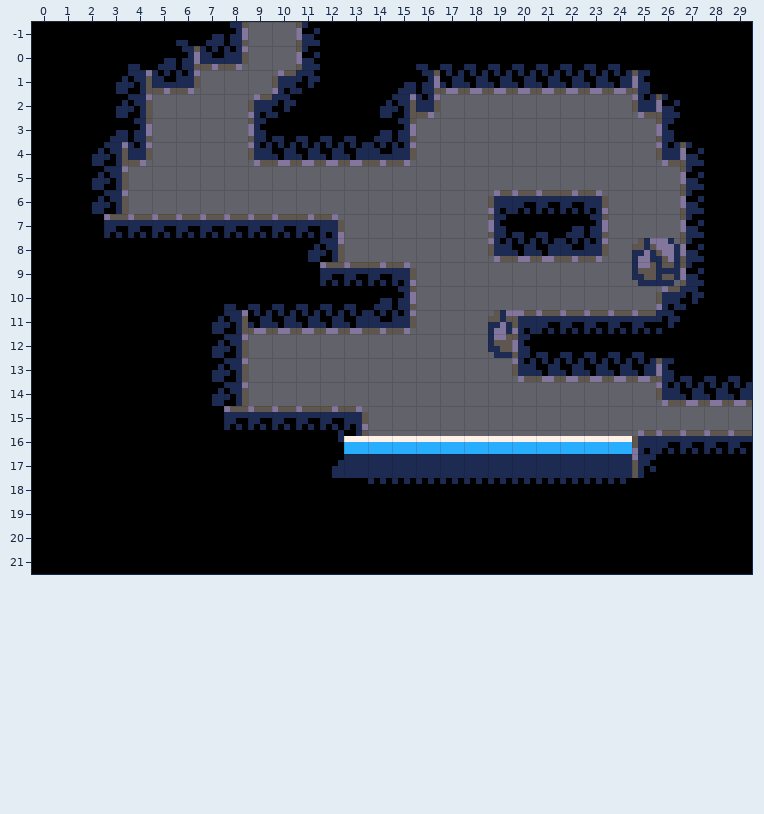
Tiled map, stored at data/maps/room02.tmx. The picture above is the old version.
Cells are 8x8 px. Shown: x 0..29, y -1..21. The commit also replaced the tileset; all pictures use the new one.
And afterwards:
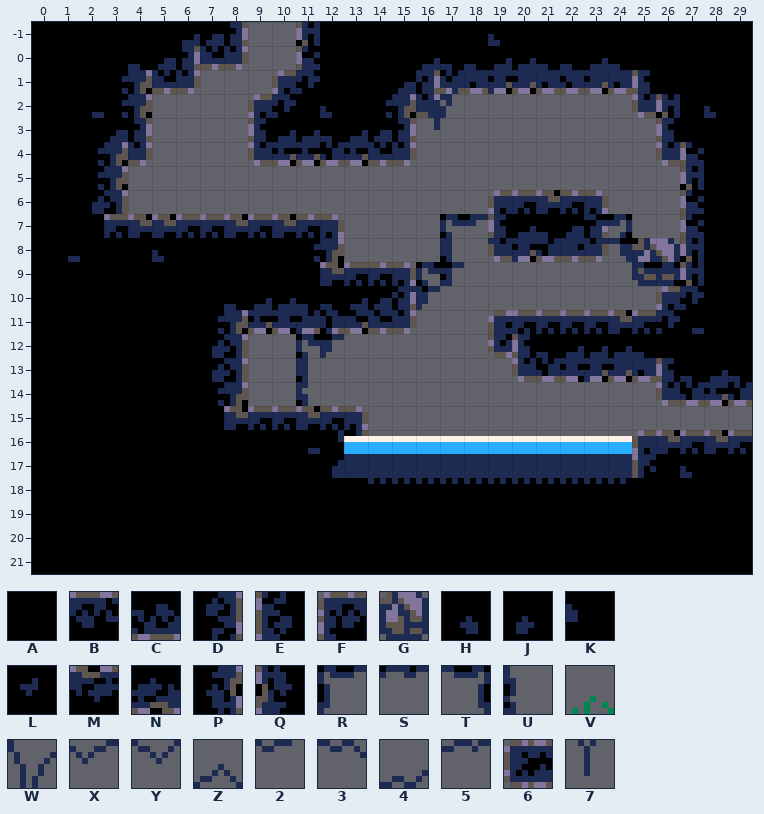
Key: from "tileset": A 0, B 1, C 1 turned 180, D 2, E 2 turned 180, F 3 flipped left-right, G 6, H 7, J 7 flipped left-right, K 8, L 9, M 10, N 10 turned 180, P 11 flipped left-right, Q 11 flipped up-down, R 31 "decor", S 32 "decor", T 33 "decor", U 34 "decor", V 42 "decor", W 64 "decor", X 65 "decor", Y 66 "decor", Z 66 flipped up-down "decor", 2 67 "decor", 3 68 "decor", 4 68 flipped up-down "decor", 5 69 "decor", 6 70 flipped up-down "decor", 7 80 "decor".
_ is an empty cell.
Difference:
{"where": "layer \"Tiles\""}
{"y":0,"x":6,"old":"C","new":"N"}
{"y":0,"x":11,"old":"E","new":"Q"}
{"y":0,"x":18,"old":"AA","new":"HK"}
{"y":1,"x":16,"old":"C","new":"N"}
{"y":1,"x":19,"old":"CC","new":"NN"}
{"y":1,"x":23,"old":"C","new":"N"}
{"y":2,"x":3,"old":"D","new":"P"}
{"y":2,"x":16,"old":"______","new":"WXY235"}
{"y":2,"x":23,"old":"__","new":"35"}
{"y":3,"x":2,"old":"AD","new":"LP"}
{"y":3,"x":11,"old":"AA","new":"HK"}
{"y":3,"x":14,"old":"D","new":"P"}
{"y":3,"x":16,"old":"_","new":"7"}
{"y":3,"x":26,"old":"EAA","new":"QHK"}
{"y":4,"x":10,"old":"CC","new":"NN"}
{"y":4,"x":13,"old":"C","new":"N"}
{"y":5,"x":2,"old":"D","new":"P"}
{"y":6,"x":2,"old":"D","new":"P"}
{"y":6,"x":21,"old":"_","new":"4"}
{"y":6,"x":27,"old":"E","new":"Q"}
{"y":7,"x":10,"old":"_","new":"Z"}
{"y":7,"x":21,"old":"B","new":"M"}
{"y":8,"x":4,"old":"BB","new":"MM"}
{"y":8,"x":8,"old":"B","new":"M"}
{"y":8,"x":10,"old":"B","new":"M"}
{"y":8,"x":17,"old":"__","new":"RS"}
{"y":8,"x":20,"old":"C","new":"N"}
{"y":8,"x":23,"old":"_","new":"T"}
{"y":9,"x":1,"old":"A","new":"L"}
{"y":9,"x":4,"old":"AA","new":"HK"}
{"y":9,"x":10,"old":"AD","new":"JP"}
{"y":9,"x":17,"old":"_","new":"U"}
{"y":9,"x":19,"old":"____","new":"Y235"}
{"y":9,"x":24,"old":"_","new":"T"}
{"y":9,"x":27,"old":"E","new":"Q"}
{"y":10,"x":12,"old":"B","new":"M"}
{"y":10,"x":16,"old":"_","new":"R"}
{"y":10,"x":25,"old":"_","new":"T"}
{"y":10,"x":27,"old":"E","new":"Q"}
{"y":11,"x":9,"old":"CC","new":"NN"}
{"y":11,"x":13,"old":"C","new":"N"}
{"y":11,"x":15,"old":"_","new":"S"}
{"y":11,"x":24,"old":"_","new":"Z"}
{"y":12,"x":7,"old":"D","new":"P"}
{"y":12,"x":10,"old":"____","new":"Y2R5"}
{"y":12,"x":19,"old":"GF","new":"6B"}
{"y":12,"x":24,"old":"B","new":"M"}
{"y":12,"x":27,"old":"A","new":"L"}
{"y":13,"x":11,"old":"_","new":"R"}
{"y":13,"x":22,"old":"CCC","new":"NNN"}
{"y":14,"x":11,"old":"_","new":"U"}
{"y":14,"x":22,"old":"____","new":"Y235"}
{"y":14,"x":28,"old":"C","new":"N"}
{"y":15,"x":7,"old":"D_","new":"PZ"}
{"y":15,"x":10,"old":"__","new":"4U"}
{"y":16,"x":8,"old":"B","new":"M"}
{"y":16,"x":11,"old":"B","new":"M"}
{"y":16,"x":26,"old":"_","new":"V"}
{"y":17,"x":11,"old":"A","new":"L"}
{"y":17,"x":26,"old":"B","new":"M"}
{"y":17,"x":28,"old":"B","new":"M"}
{"y":18,"x":26,"old":"AA","new":"HK"}
{"label":"changed","picture_box":[176,34,200,46]}
{"label":"changed","picture_box":[272,22,716,166]}
{"label":"changed","picture_box":[68,76,176,262]}
{"label":"changed","picture_box":[212,166,728,478]}
